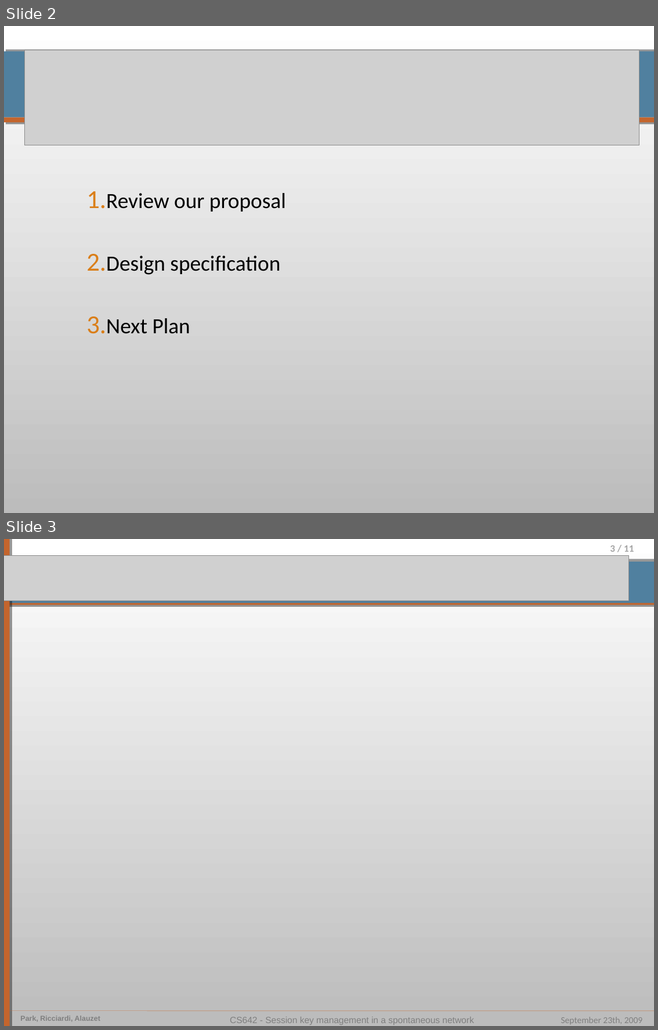
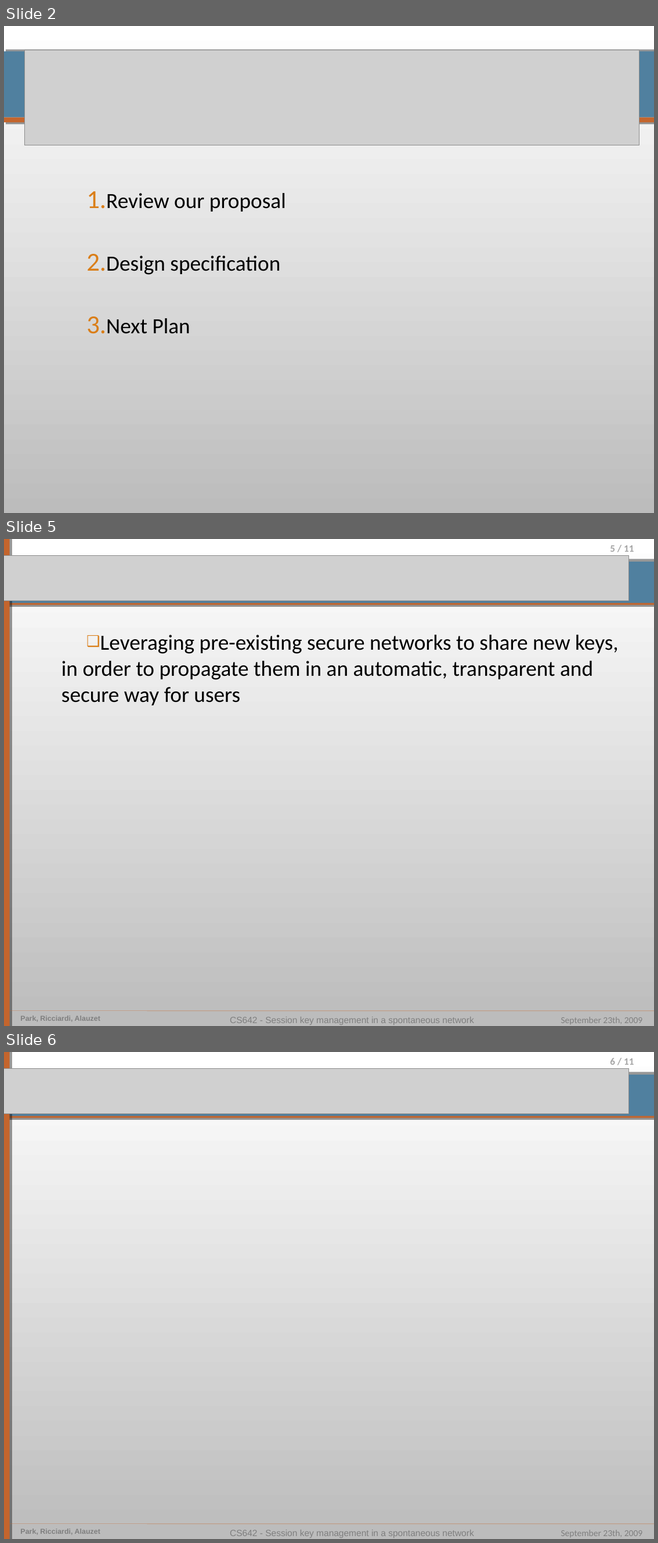
Before and after one commit to pierrealauzet/skemasnet, a slide deck: 2_design/CS462_Skemasnet_design_v2.ppt. Shown one above the other, each under a label of ours: slides 2 and 3 before the commit, slides 2, 5 and 6 after it; the slides between them are not shown. The pictures are 658x1030 and 658x1543 pixels, drawn with LibreOffice and Linux fonts; fonts in the diff are those of the drawing; grey boxes stand for pictures. Boxes give left, top, right and bottom in pixels: in the first picture for what was removed or moved away, otherwise in the second. Text is boxed around its words. In the diff, an @@ line names an element or a change of style, - is before the commit and + after.

```diff
--- a/2_design/CS462_Skemasnet_design_v2.ppt
+++ b/2_design/CS462_Skemasnet_design_v2.ppt
@@ slide 5 added at [4,539,654,1026], background gradient #BCBCBC to #FFFFFF; not listed: 9 template elements that a slide beside it also shows @@
@@ picture added at [4,555,629,600] @@
@@ text added at [61,635,618,705], 24 pt, text #000000 @@
+❑ Leveraging pre-existing secure networks to share new keys, in order to propagate them in an automatic, transparent and secure way for users
@@ what was slide 3 is now slide 6 @@
@@ page number at [610,1058,633,1065]: text changed @@
-3 / 11
+6 / 11
```
Also in this commit, not shown: 1 slide changed, 3 other slides added, 1 slide removed.
